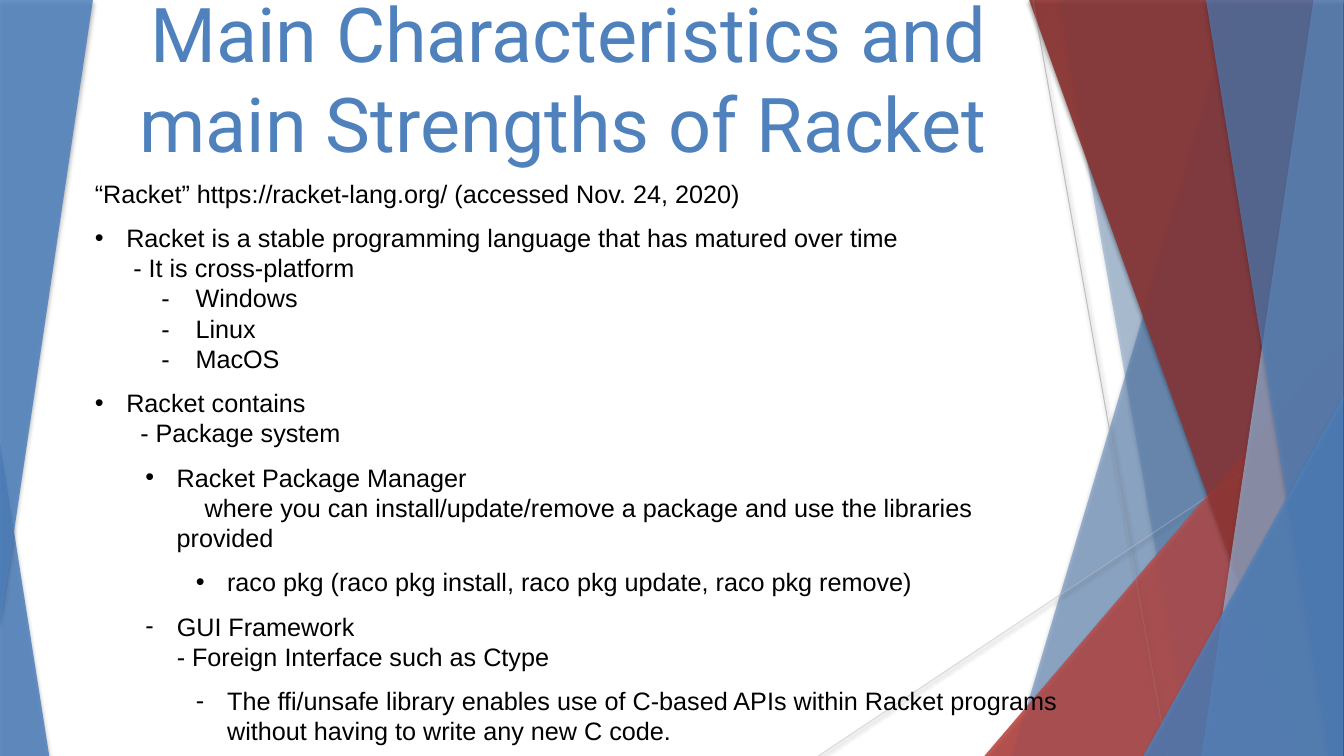
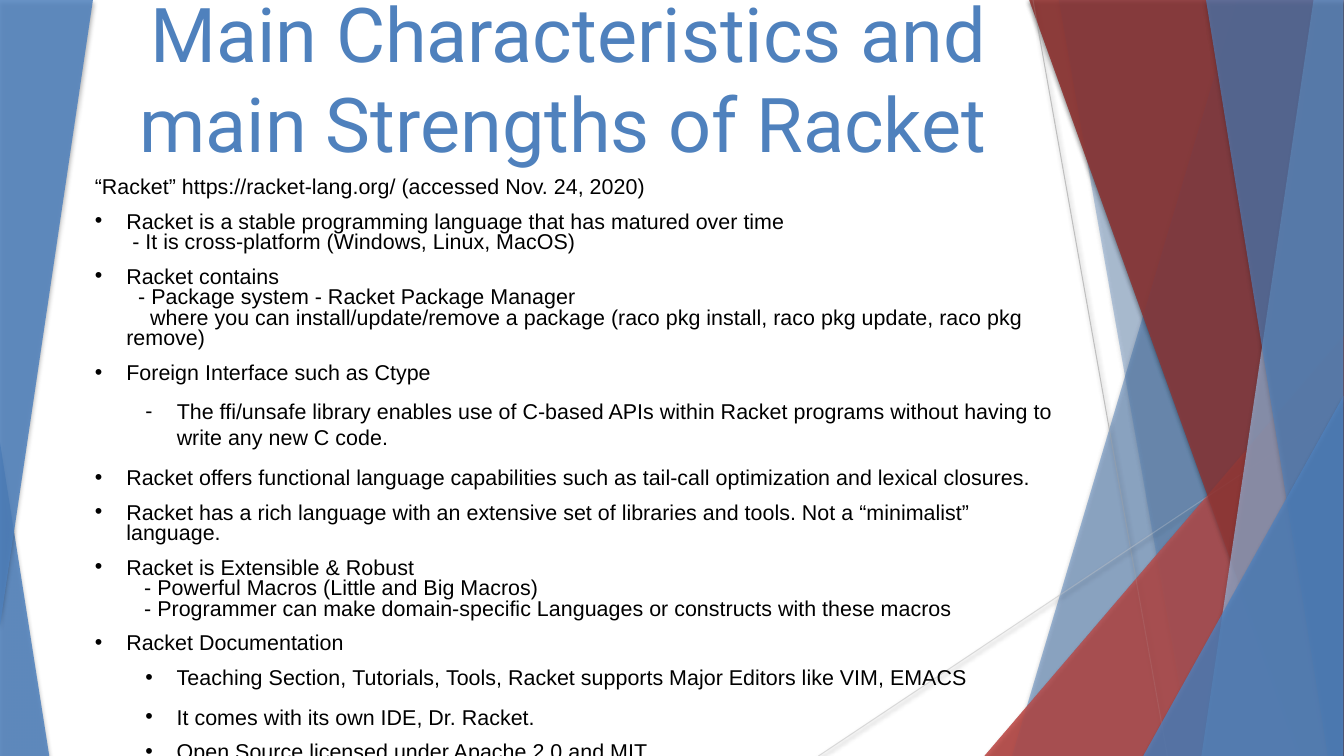
Before and after one commit to stevester94/CSC201_Project, a slide deck: slide 5 of CSC201Sec3Proj3Team4.pptx. Drawn at 1344x756 pixels with LibreOffice and Linux fonts; fonts in the diff are those of the drawing. Boxes give left, top, right and bottom in pixels: in the first picture for what was removed or moved away, otherwise in the second. Text is boxed around its words. In the diff, an @@ line names an element or a change of style, - is before the commit and + after.

```diff
--- a/CSC201Sec3Proj3Team4.pptx
+++ b/CSC201Sec3Proj3Team4.pptx
@@ text at <box>95,178,1052,450</box>: size 18 to 15.3 pt in "“Racket” https://racket-lang.org/ (accessed Nov. 24, 2020)", "The ffi/unsafe library enables use of C-based ..."; line spacing 1 to 0.8; list level 3 to 2 in "The ffi/unsafe library enables use ..." @@
@@ text at <box>126,213,1022,385</box>: text changed; size 18 to 15.3 pt @@
-• Racket is a stable programming language that has matured over time
-  - It is cross-platform
-  - Windows
-  - Linux
-  - MacOS
-• Racket contains
-  - Package system
-  • Racket Package Manager
-    where you can install/update/remove a package and use the libraries provided
-    • raco pkg (raco pkg install, raco pkg update, raco pkg remove)
-  – GUI Framework
-    - Foreign Interface such as Ctype
+• Racket is a stable programming language that has matured over time
+  - It is cross-platform (Windows, Linux, MacOS)
+• Racket contains
+  - Package system - Racket Package Manager
+  where you can install/update/remove a package (raco pkg install, raco pkg update, raco pkg remove)
+• Foreign Interface such as Ctype
@@ text at <box>126,469,1030,728</box>: paragraphs added @@
+• Racket offers functional language capabilities such as tail-call optimization and lexical closures.
+• Racket has a rich language with an extensive set of libraries and tools. Not a “minimalist” language.
+• Racket is Extensible & Robust
+  - Powerful Macros (Little and Big Macros)
+  - Programmer can make domain-specific Languages or constructs with these macros
+• Racket Documentation
+  • Teaching Section, Tutorials, Tools, Racket supports Major Editors like VIM, EMACS
+  • It comes with its own IDE, Dr. Racket.
+  • Open Source licensed under Apache 2.0 and MIT
```
Also in this commit, not shown: 2 other slides changed, 3 slides removed.
